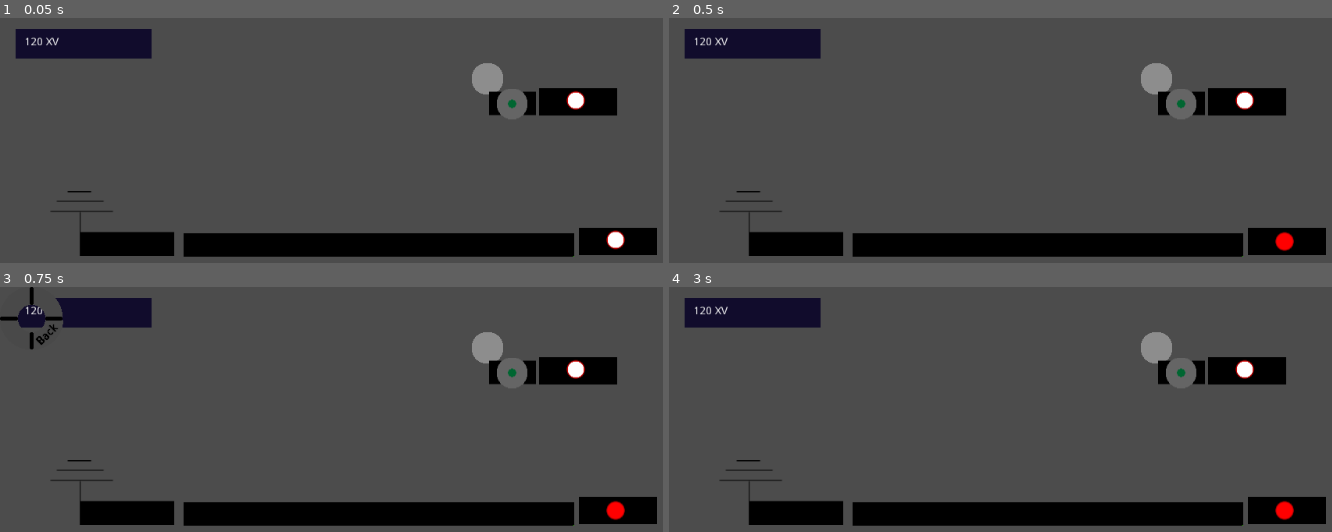
Above: before the commit, frames 1-4 (two rows, left to right).
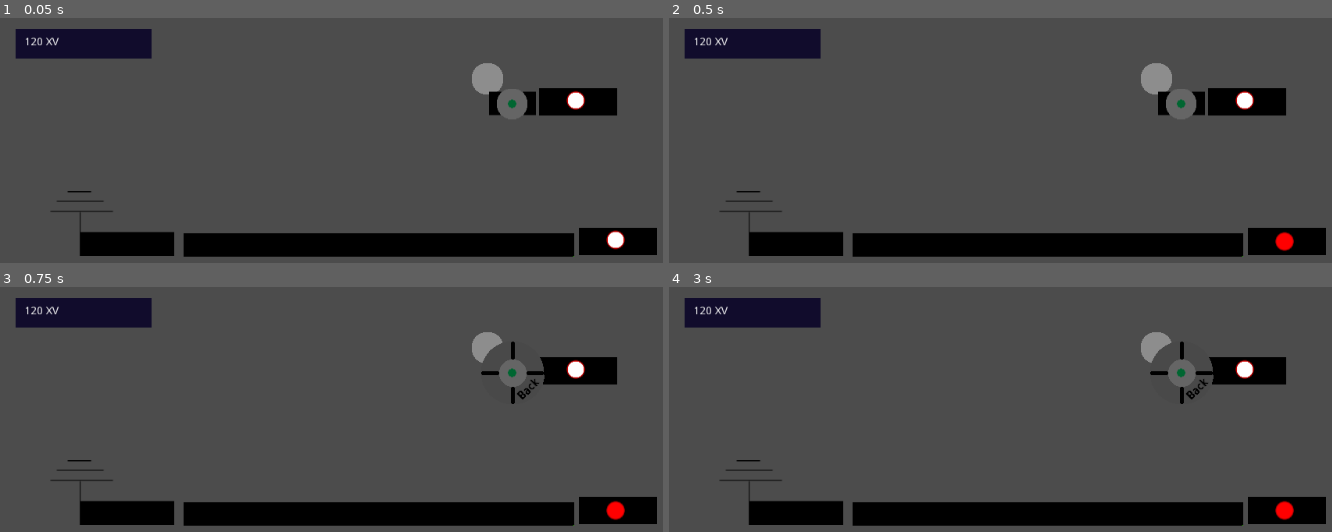
Above: after the commit, the same moments.

Repository: JamesDesrosiers/ExplosiveCircuit
Game: Godot game, scene res://_Scenes/Base.tscn
Two runs of this game, one before a commit and one after it. Both use one fixed random seed, a clock stepped at 60 frames per second and the inputs below. The project has no main scene, so this scene is started directly.
Inputs (mouse positions are in pixels of both pictures, inside the frame that each line leads up to):
- Up to frame 1 (0.05 s): no input
- Up to frame 2 (0.5 s): no input
- Up to frame 3 (0.75 s): click (490, 348) at 0.5 s
- Up to frame 4 (3 s): click (1159, 348) at 1.25 s; click (1159, 348) at 2 s; click (715, 336) at 2.77 s

Frames 1-2 are identical in both runs. In frame 3, 1.3% of the frame differs, in the area x 0-83%, y 0-48%; in frame 4, 0.7%.

Commit message:
Got the UI to appear over the nodes!

Diff:
--- a/_Scenes/Base.tscn
+++ b/_Scenes/Base.tscn
@@ -27,6 +27,8 @@
 height = 20.0
 
 [node name="World" type="Node" index="0"]
+
+_sections_unfolded = [ "Pause" ]
 
 [node name="Source" type="Node2D" parent="." index="0"]
 
--- a/_Scenes/ControlPoint.gd
+++ b/_Scenes/ControlPoint.gd
@@ -66,7 +66,9 @@
 
 	menu = MENU.instance()
 	menu.connect("_on_destroy", self, "_menu_callback")
-	get_node("CenterContainer").add_child(menu)
+	get_node("Canvas").add_child(menu)
+	get_node("Canvas").offset = Vector2(position.x-40, position.y-40)
+	print(menu.rect_position)
 
 	menu.open()
 
--- a/_Scenes/ControlPoint.tscn
+++ b/_Scenes/ControlPoint.tscn
@@ -18,6 +18,7 @@
 
 [node name="ControlPoint" type="Node2D"]
 
+position = Vector2( 116.45, 60.5826 )
 script = ExtResource( 1 )
 _sections_unfolded = [ "Transform" ]
 HIGH = 120
@@ -40,6 +41,9 @@
 size_flags_vertical = 1
 use_top_left = false
 _sections_unfolded = [ "Anchor", "Grow Direction", "Margin", "Rect" ]
+__meta__ = {
+"_edit_lock_": true
+}
 
 [node name="TextureButton" type="TextureButton" parent="CenterContainer" index="0"]
 
@@ -62,6 +66,9 @@
 group = null
 texture_normal = ExtResource( 2 )
 _sections_unfolded = [ "Textures" ]
+__meta__ = {
+"_edit_lock_": true
+}
 
 [node name="Sprite" type="Sprite" parent="." index="1"]
 
@@ -116,4 +123,12 @@
 "_edit_lock_": true
 }
 
+[node name="Canvas" type="CanvasLayer" parent="." index="4"]
+
+layer = 1
+offset = Vector2( 0, 0 )
+rotation = 0.0
+scale = Vector2( 1, 1 )
+transform = Transform2D( 1, 0, 0, 1, 0, 0 )
+
 [connection signal="pressed" from="CenterContainer/TextureButton" to="." method="_on_TextureButton_pressed"]
--- a/_Scenes/RadialMenu.gd
+++ b/_Scenes/RadialMenu.gd
@@ -1,4 +1,4 @@
-extends Node
+extends Control
 
 var popup
 signal _on_destroy
@@ -12,3 +12,9 @@
 
 func open():
 	popup.show()
+
+func empty_margin():
+	margin_left = 0
+	margin_right = 0
+	margin_top = 0
+	margin_bottom = 0
--- a/_Scenes/RadialMenu.tscn
+++ b/_Scenes/RadialMenu.tscn
@@ -6,16 +6,16 @@
 [ext_resource path="res://_Sprites/MenuSEHover.png" type="Texture" id=4]
 [ext_resource path="res://_Sprites/MenuSEDisable.png" type="Texture" id=5]
 
-[node name="RadialMenu" type="Control" index="0"]
+[node name="RadialMenu" type="Control"]
 
 anchor_left = 0.5
 anchor_top = 0.5
 anchor_right = 0.5
 anchor_bottom = 0.5
-margin_left = -512.0
+margin_left = -509.0
 margin_top = -300.0
-margin_right = -512.0
-margin_bottom = -300.0
+margin_right = -429.0
+margin_bottom = -220.0
 rect_pivot_offset = Vector2( -0.004498, -0.00374842 )
 rect_clip_content = false
 mouse_filter = 0
@@ -23,10 +23,11 @@
 size_flags_horizontal = 1
 size_flags_vertical = 1
 script = ExtResource( 1 )
-_sections_unfolded = [ "Anchor", "Grow Direction", "Margin", "Rect" ]
+_sections_unfolded = [ "Grow Direction", "Margin", "Rect" ]
 
 [node name="CenterContainer" type="CenterContainer" parent="." index="0"]
 
+visible = false
 anchor_left = 0.5
 anchor_top = 0.5
 anchor_right = 0.5
@@ -50,6 +51,7 @@
 
 [node name="Popup" type="Popup" parent="CenterContainer" index="0"]
 
+visible = false
 anchor_left = 0.0
 anchor_top = 0.0
 anchor_right = 0.0
